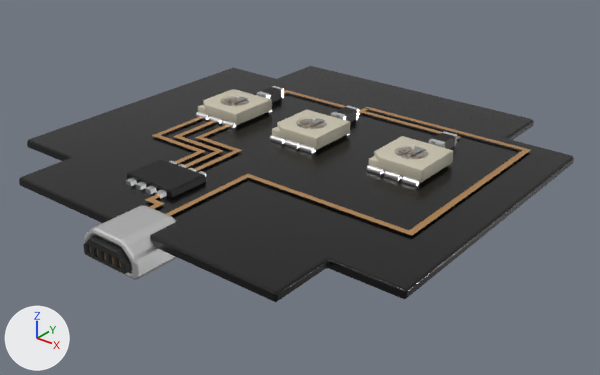
Before and after pictures for a commit that changed the glTF model res/GLB/RGB LEDs.glb.
One viewpoint serves both versions: a 50 mm camera at (0.041, -0.0504, 0.0352) aimed at (0.0015, -0.0011, 0.0046). The lights are fixed; the arrows at lower left show +X, +Y and +Z. Vertices at the same position are counted once.

The older version as bpy lines, for what is in view:
```python
ob_rgb_leds = bpy.data.objects.new('RGB LEDs', me_cube_007)
ob_rgb_leds.location = (0.0, 0.00015, 0.00648)
ob_rgb_leds.scale = (0.0192, 0.0192, 0.0192)
```
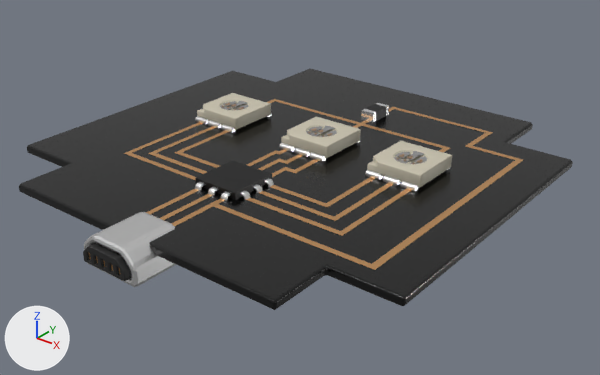
What changed in the scene script:
```text
Change me_cube_007:
    used by ob_rgb_leds; location = (0.0, 0.00015, 0.00648); scale = (0.0192, 0.0192, 0.0192)
    remove me_cube_007.from_pydata(...)  # 11210 vertices, 22032 faces; spans x -1.0..1.0, y -1.08..0.98, z -0.07..0.13
    add me_cube_007.from_pydata(...)  # 18637 vertices, 35669 faces; spans x -1.0..1.0, y -1.08..0.98, z -0.07..0.13
    me_cube_007 part 1: a new loose piece, a box spanning x -0.1..0.119, y -0.51..-0.291, z 0.05..0.086, in mat_material_017 (black #000000)
    me_cube_007 part 2: the loose piece of 22 vertices spanning x -0.05..0.02, y 0.33..0.46, z 0.05..0.1 is moved by (0.06, 0.17, 0.0)
    me_cube_007 part 3: the loose piece of 18 vertices spanning x -0.03..0.84, y -0.83..0.6, z 0.06 is rebuilt with 30 vertices and now spans x 0.04..0.84, y -0.83..0.74, z 0.05, in mat_metal_240 (beige #f0ba80)
    me_cube_007 part 4: the loose piece of 12 vertices spanning x -0.4..-0.14, y -0.47..-0.01, z 0.06 is rebuilt with 8 vertices and now spans x -0.41..-0.11, y -0.34..-0.01, z 0.05, in mat_metal_239 (beige #f0ba80)
    me_cube_007 part 5: the loose piece of 12 vertices spanning x -0.57..-0.26, y -0.47..-0.02, z 0.06 is rebuilt with 8 vertices and now spans x -0.58..-0.12, y -0.48..-0.01, z 0.05, in mat_metal_068 (beige #f0ba80)
    me_cube_007 part 6: the loose piece of 11 vertices spanning x -0.49..-0.2, y -0.47..-0.01, z 0.06 is rebuilt with 8 vertices and now spans x -0.49..-0.12, y -0.42..-0.01, z 0.05, in mat_metal_238 (beige #f0ba80)
    me_cube_007 part 7: the loose piece of 22 vertices spanning x 0.48..0.55, y 0.33..0.46, z 0.05..0.1 is deleted
    me_cube_007 part 8: the loose piece of 22 vertices spanning x -0.51..-0.45, y 0.33..0.46, z 0.05..0.1 is deleted
    me_cube_007 part 9: the loose piece of 18 vertices spanning x -0.08..-0.03, y 0.11..0.19, z 0.11..0.12 is deleted
    me_cube_007 part 10: the loose piece of 12 vertices spanning x -0.11..-0.03, y -0.84..-0.72, z 0.06 is deleted
    me_cube_007 part 11: 239 vertices moved within x -0.6..0.12, y -1.06..0.27, z -0.05..0.12; 2026 vertices removed from x -0.49..0.53, y -0.72..0.58, z 0.05..0.13; 9530 vertices added at x -0.5..0.61, y -0.82..0.5, z 0.04..0.13
    remove me_cube_007.materials.append(mat_material_028)  # white #e7e7e7
    remove me_cube_007.materials.append(mat_material_035)  # black #000000
    remove me_cube_007.materials.append(mat_material_034)  # white #e7e7e7
    add me_cube_007.materials.append(mat_metal_265)  # white #f0f0f0
    add me_cube_007.materials.append(mat_metal_264)  # white #f0f0f0
    add me_cube_007.materials.append(mat_metal_263)  # white #f0f0f0
    add me_cube_007.materials.append(mat_metal_255)  # white #f0f0f0
    add me_cube_007.materials.append(mat_metal_254)  # white #f0f0f0
    add me_cube_007.materials.append(mat_metal_253)  # white #f0f0f0
    add me_cube_007.materials.append(mat_metal_244)  # beige #f0ba80
    add me_cube_007.materials.append(mat_metal_243)  # beige #f0ba80
    add me_cube_007.materials.append(mat_metal_242)  # beige #f0ba80
    add me_cube_007.materials.append(mat_metal_241)  # beige #f0ba80
    add me_cube_007.materials.append(mat_metal_240)  # beige #f0ba80
    add me_cube_007.materials.append(mat_metal_239)  # beige #f0ba80
    add me_cube_007.materials.append(mat_metal_238)  # beige #f0ba80
    add me_cube_007.materials.append(mat_metal_237)  # beige #f0ba80
    add me_cube_007.materials.append(mat_metal_236)  # white #f0f0f0
    add me_cube_007.materials.append(mat_metal_231)  # white #f0f0f0
    add me_cube_007.materials.append(mat_metal_230)  # white #f0f0f0
    add me_cube_007.materials.append(mat_metal_224)  # white #f0f0f0
    add me_cube_007.materials.append(mat_metal_223)  # white #f0f0f0
Change ob_rgb_leds:
    ob_rgb_leds.location: (0.0, 0.00015, 0.00648) -> (-0.00003, 0.00008, 0.00607)
    ob_rgb_leds.rotation_euler: (0.0, 0.0, 0.0) -> (0.00646, 0.0, 0.0)  # degrees (0, 0, 0) -> degrees (0.4, 0, 0)
```

Where the change shows, as pixel boxes [x1, y1, x2, y2] in the pictures (600 x 375 px; the box of a moved part takes in the faces that stretch with it):
'RGB LEDs', reshaped, moved, turned
    before: [19, 66, 574, 302]
    after: [19, 69, 573, 310]
part 1 of me_cube_007, added (black)
    after: [195, 160, 272, 200]
part 2 of me_cube_007, moved or reshaped
    before: [331, 106, 359, 122]
    after: [361, 103, 389, 123]
part 3 of me_cube_007, rebuilt (27% taller)
    before: [166, 107, 531, 235]
    after: [171, 107, 523, 270]
part 4 of me_cube_007, rebuilt (15% wider, 19% shorter)
    before: [195, 125, 242, 171]
    after: [174, 131, 228, 168]
part 5 of me_cube_007, rebuilt (48% wider, 21% taller)
    before: [152, 117, 205, 164]
    after: [124, 123, 203, 180]
part 6 of me_cube_007, rebuilt (33% wider)
    before: [173, 121, 223, 168]
    after: [148, 127, 215, 174]
part 7 of me_cube_007, deleted
    before: [428, 131, 458, 149]
part 8 of me_cube_007, deleted
    before: [257, 86, 284, 102]
part 9 of me_cube_007, deleted
    before: [299, 119, 313, 125]
part 10 of me_cube_007, deleted
    before: [145, 195, 165, 209]
part 11 of me_cube_007, built on
    before: [126, 90, 460, 278]
    after: [130, 99, 450, 283]
